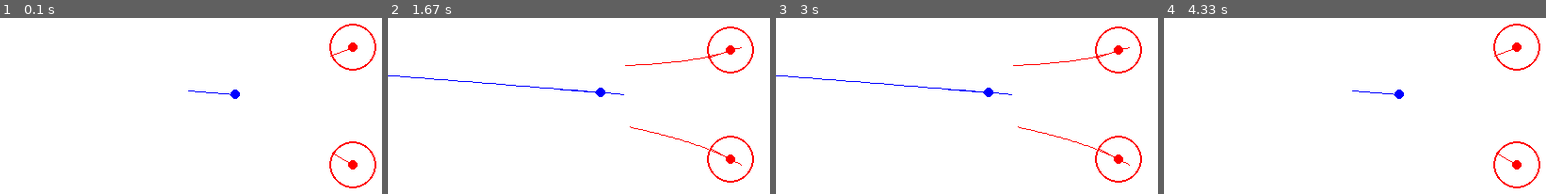
Above: before the commit, frames 1-4 (left to right).
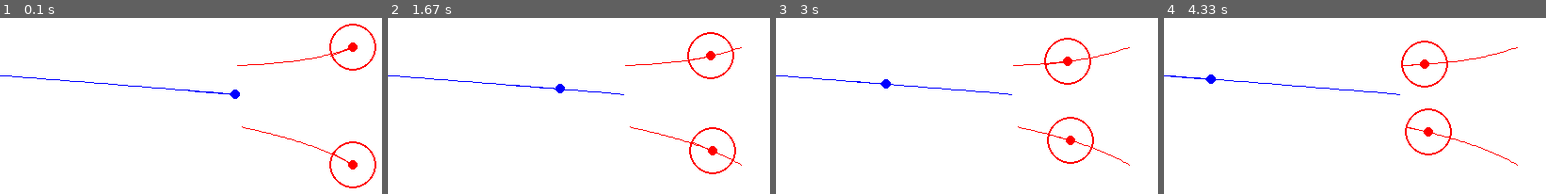
Above: after the commit, the same moments.

Repository: NM-USAF/afit_thesis
Game: pygame game, started from pygame_simulation.py
Same seed, same stepped clock (60 frames per second), same inputs: the game is played once before the commit and once after it.
Inputs (mouse positions are in pixels of both pictures, inside the frame that each line leads up to):
- Up to frame 1 (0.1 s): no input
- Up to frame 2 (1.67 s): hold Space 0.33-0.8 s; hold Right 0.33-0.8 s; move the mouse to (605, 114) at 0.37 s; press the mouse at (outside the picture) at 0.87 s; move the mouse to (582, 67) at 0.97 s; release the mouse at (outside the picture) at 1.1 s
- Up to frame 3 (3 s): press the mouse at (outside the picture) at 2.7 s; move the mouse to (997, 128) at 2.8 s; release the mouse at (1135, 53) at 2.93 s
- Up to frame 4 (4.33 s): press the mouse at (outside the picture) at 3.03 s; move the mouse to (1412, 130) at 3.13 s; release the mouse at (outside the picture) at 3.27 s; tap Space at 3.33, 3.67, 4 s

The runs differ from the first frame. In frame 1, 0.6% of the frame differs, in the area x 0-92%, y 17-83%; in frame 2, 1.8%; in frame 3, 2.0%; in frame 4, 2.7%, in the area x 0-99%, y 3-97%.

Commit message:
added scipy optimization, and a better metric to optimize for

Diff:
--- a/pure_pursuit/optimization.py
+++ b/pure_pursuit/optimization.py
@@ -1,5 +1,6 @@
 import numpy as np
 from .pursuit_math import *
+from scipy.optimize import minimize_scalar
 
 
 def can_escape_simple(
@@ -31,7 +32,7 @@
     return can_escape, theta_l
 
 
-def optimize_evader_heading(
+def optimize_evader_heading_newton(
     theta_left,
     evader_distance_ratio,
     lod_left, lod_right,
@@ -85,7 +86,7 @@
     return utilities.fix_theta(theta_left - f_th_l / df_th_l)
 
 
-def optimal_evader_heading_newtons(
+def optimal_evader_heading_newton(
     evader_distance_ratio,
     lod_left, lod_right,
     mu_left, mu_right,
@@ -120,7 +121,7 @@
     th_l = (angle_between - np.pi) / 2
 
     for _ in range(n_iters):
-        th_l = optimize_evader_heading(
+        th_l = optimize_evader_heading_newton(
             th_l,
             evader_distance_ratio,
             lod_left, lod_right,
@@ -131,11 +132,47 @@
     return th_l
 
 
+def negative_relu(x):
+    return np.where(x < 0, x, 0)
+
+
+def optimal_evader_heading_scipy(
+    evader_distance_ratio,
+    lod_left, lod_right,
+    mu_left, mu_right,
+    angle_between
+):
+    """
+    Finds the optimal constant evader heading theta by minimizing the negative
+    of the closest that either evader will come to the pursuer.
+    """
+
+    def to_optimize(theta):
+        th_r = angle_between - theta - np.pi
+        """
+        theta = theta_left
+        """
+        return -negative_relu(np.min([
+            r_min(theta, mu_left) - lod_left,
+            (r_min(th_r, mu_right) - lod_right) / evader_distance_ratio
+        ]))
+
+    result = minimize_scalar(
+        to_optimize,
+        method="bounded",
+        bounds=(-np.pi, np.pi)
+    )
+
+    print(result.fun)
+    return result.x
+
+
 def optimal_evader_heading(
     evader_distance_ratio,
     lod_left, lod_right,
     mu_left, mu_right,
     angle_between,
+    method="newton",
     **kwargs
 ):
     # First test: simple escape, no optimization necessary
@@ -144,20 +181,31 @@
     if np.all(can):
         return theta_l_simple
 
-    theta_l_optimize = optimal_evader_heading_newtons(
-        evader_distance_ratio,
-        lod_left,
-        lod_right,
-        mu_left,
-        mu_right,
-        angle_between,
-        **kwargs
-    )
-
-    if isinstance(theta_l_simple, np.ndarray):
-        # something
-        return np.where(can, theta_l_simple, theta_l_optimize)
-    elif can:
-        return theta_l_simple
-    else:
+    if method == "newton":
+        theta_l_optimize = optimal_evader_heading_newton(
+            evader_distance_ratio,
+            lod_left,
+            lod_right,
+            mu_left,
+            mu_right,
+            angle_between,
+            **kwargs
+        )
+
+        if isinstance(theta_l_simple, np.ndarray):
+            return np.where(can, theta_l_simple, theta_l_optimize)
+        elif can:
+            return theta_l_simple
+        else:
+            return theta_l_optimize
+    elif method == "scipy":
+        theta_l_optimize = optimal_evader_heading_scipy(
+            evader_distance_ratio,
+            lod_left,
+            lod_right,
+            mu_left,
+            mu_right,
+            angle_between
+        )
+
         return theta_l_optimize
--- a/pygame_simulation.py
+++ b/pygame_simulation.py
@@ -26,15 +26,13 @@
                 mouse_x, mouse_y, 0.3
             )
 
-    def handle_mouse_scroll(self, mouse_x, mouse_y, amount):
-        self.active_pursuer.l += amount
-        if self.active_pursuer.l < 0:
-            self.active_pursuer.l = 0
-
-    def increase_capture_radius(self, amount):
+    def increase_capture_radius_all(self, amount):
         set_to = self.scenario.pursuers[0].l + amount
         for p in self.scenario.pursuers:
             p.l = set_to
+
+    def increase_capture_radius(self, amount):
+        self.active_pursuer.l += amount
 
     def add_pursuer_at(self, mouse_x, mouse_y):
         new_pursuer = PursuerWorldState(
@@ -67,8 +65,9 @@
         self.world_canvas_ratio = canvas_size / world_size
         self.screen = pygame.display.set_mode((canvas_size, canvas_size))
 
-        self.show_simulation = False
+        self.play_simulation = False
         self.simulation_time = 0
+        self.max_sim_time = 5
 
 
     def world_to_canvas(self, world_x, world_y):
@@ -142,41 +141,46 @@
         if not scenario:
             scenario = self.scenario
 
-        if self.show_simulation:
-            times = np.linspace(0, 5)
-            e_path, p_paths = self.scenario.get_state_for_times(times)
-
-            for i in range(len(p_paths[0])):
-                path = [ p_paths[t][i] for t in range(len(p_paths)) ]
-                self.draw_path(path, PURSUER_COLOR)
-
-            self.draw_path(e_path, EVADER_COLOR)
-
-            e, ps = self.scenario.get_state_for_time(self.simulation_time)
-
-            self.render_evader(e)
-            for p in ps:
-                self.render_pursuer(p, e)
-
-        else:
-            e = scenario.evader
-            for p in scenario.world_pursuers:
-                self.render_pursuer(p, e)
-
-            self.render_evader(e)
+        # draw pursuer/evader paths
+        times = np.linspace(0, self.max_sim_time)
+        e_path, p_paths = self.scenario.get_state_for_times(times)
+
+        for i in range(len(p_paths[0])):
+            path = [ p_paths[t][i] for t in range(len(p_paths)) ]
+            self.draw_path(path, PURSUER_COLOR)
+
+        self.draw_path(e_path, EVADER_COLOR)
+
+        # draw the pursuer/evader locations
+        e, ps = self.scenario.get_state_for_time(self.simulation_time)
+
+        self.render_evader(e)
+        for p in ps:
+            self.render_pursuer(p, e)
 
 
     def step_game(self):
         distance_margin = self.scenario.optimize_evader_heading()
 
-        if self.show_simulation:
+        self.controller.simulate()
+
+        if self.play_simulation:
+            self.simulation_time += 1/30
+            if self.simulation_time > self.max_sim_time:
+                self.simulation_time = 0
+                self.play_simulation = False
+        else:
             keys = pygame.key.get_pressed()
             if keys[pygame.K_RIGHT]:
                 self.simulation_time += 1/30
             elif keys[pygame.K_LEFT]:
                 self.simulation_time -= 1/30
 
-            self.simulation_time = np.clip(self.simulation_time, 0, 10)
+            self.simulation_time = np.clip(
+                self.simulation_time,
+                0,
+                self.max_sim_time
+            )
 
         self.success = distance_margin > 0
 
@@ -184,35 +188,26 @@
     def handle_event(self, pygame_event):
         x, y = self.canvas_to_world(*pygame.mouse.get_pos())
 
-        if self.show_simulation:
-            if pygame_event.type == pygame.KEYDOWN:
-                if pygame_event.key == pygame.K_SPACE:
-                    self.show_simulation = False
-                    self.simulation_time = 0
-
-
-        else:
-            if pygame_event.type == pygame.MOUSEMOTION:
-                self.controller.handle_mouse_move(x, y)
-            elif pygame_event.type == pygame.MOUSEWHEEL:
-                amount = pygame_event.y * 0.1
-                self.controller.increase_capture_radius(amount)
-            elif pygame_event.type == pygame.MOUSEBUTTONDOWN:
-                if not pygame.mouse.get_pressed()[0]:
-                    # not left mouse button
-                    return
-                if pygame.key.get_mods() & pygame.KMOD_CTRL:
-                    # control is pressed, add a new pursuer
-                    # self.controller.add_pursuer_at(x, y)
-                    pass
-                else:
-                    self.controller.handle_mouse_down(x, y)
-            elif pygame_event.type == pygame.KEYDOWN:
-                if pygame_event.key == pygame.K_SPACE:
-                    self.controller.simulate()
-                    self.show_simulation = True
-            elif pygame_event.type == pygame.MOUSEBUTTONUP:
-                self.controller.handle_mouse_up(x, y)
+        if pygame_event.type == pygame.MOUSEMOTION:
+            self.controller.handle_mouse_move(x, y)
+        elif pygame_event.type == pygame.MOUSEWHEEL:
+            amount = pygame_event.y * 0.1
+            self.controller.increase_capture_radius(amount)
+        elif pygame_event.type == pygame.MOUSEBUTTONDOWN:
+            if not pygame.mouse.get_pressed()[0]:
+                # not left mouse button
+                return
+            if pygame.key.get_mods() & pygame.KMOD_CTRL:
+                # control is pressed, add a new pursuer
+                # self.controller.add_pursuer_at(x, y)
+                pass
+            else:
+                self.controller.handle_mouse_down(x, y)
+        elif pygame_event.type == pygame.KEYDOWN:
+            if pygame_event.key == pygame.K_SPACE:
+                self.play_simulation = True
+        elif pygame_event.type == pygame.MOUSEBUTTONUP:
+            self.controller.handle_mouse_up(x, y)
 
 
 if __name__ == "__main__":
@@ -241,10 +236,10 @@
 
         pgv.screen.fill("white")
 
+        pgv.step_game()
+
         pgv.render_scenario()
 
-        pgv.step_game()
-
         pygame.display.flip()
 
         dt = clock.tick(30) / 1000
--- a/simulation_core.py
+++ b/simulation_core.py
@@ -206,7 +206,8 @@
             self.p_left.l / self.p_left.r,
             self.p_right.l / self.p_right.r,
             self.p_left.mu, self.p_right.mu,
-            self.angle_between
+            self.angle_between,
+            method="scipy"
         )
 
         min_d = pp.r_min(theta_l, self.p_left.mu) * self.p_left.r - self.p_left.l
@@ -323,10 +324,12 @@
             dphi_dt = pp.phi_dot(r_last, phi_last, engagement_thetas, engagement_mus) * engagement_vs
 
             phi_next = phi_last + dphi_dt * dt
+            phi_next = np.clip(phi_next, engagement_thetas, np.pi/2)
             r_next = pp.r(phi_next, engagement_thetas, engagement_mus) * engagement_ds
             dphi_dt_next = pp.phi_dot(r_next, phi_next, engagement_thetas, engagement_mus) * engagement_vs
 
             phi = phi_last + (dphi_dt + dphi_dt_next) / 2 * dt
+            phi = np.clip(phi, engagement_thetas, np.pi/2)
             r = pp.r(phi, engagement_thetas, engagement_mus) * engagement_ds
 
             self.simulated_pursuer_states[i,:,PursuerEngagementState.phi_idx] = phi
